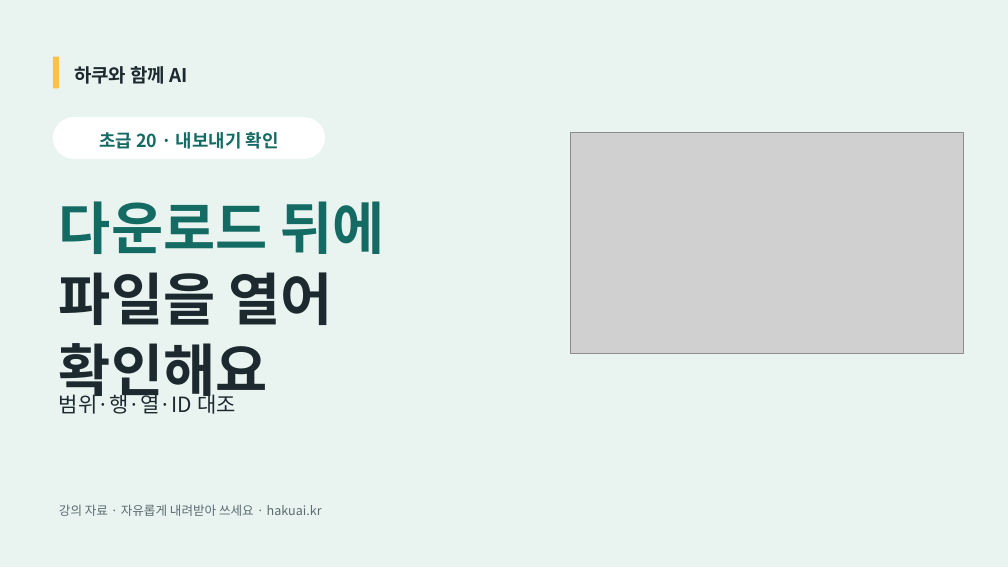
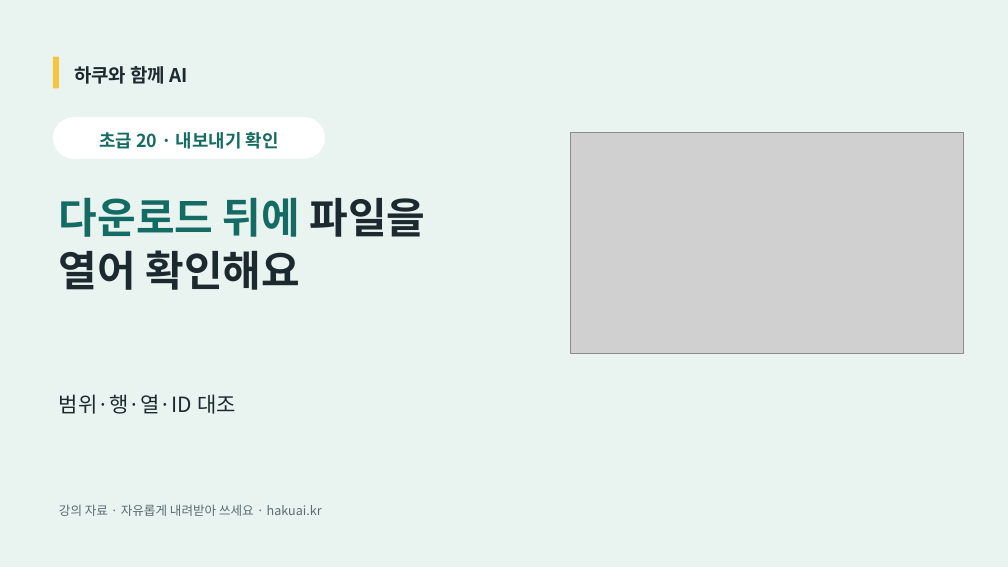
Before and after one commit to kenman008383/hakuai.kr, a slide deck: slide 1 of public/files/chatgpt/basic/20/hakuai-chatgpt-basic-20.pptx. Drawn at 1008x567 pixels with LibreOffice and Linux fonts; fonts in the diff are those of the drawing; grey boxes stand for pictures. Boxes give left, top, right and bottom in pixels: in the first picture for what was removed or moved away, otherwise in the second. Text is boxed around its words. In the diff, an @@ line names an element or a change of style, - is before the commit and + after.

```diff
--- a/public/files/chatgpt/basic/20/hakuai-chatgpt-basic-20.pptx
+++ b/public/files/chatgpt/basic/20/hakuai-chatgpt-basic-20.pptx
@@ text at bbox=[59, 197, 426, 290]: text changed; size 54 to 40 pt @@
-다운로드 뒤에
-파일을 열어 확인해요
+다운로드 뒤에 파일을
+열어 확인해요
```
Also in this commit, not shown: 15 other files.
